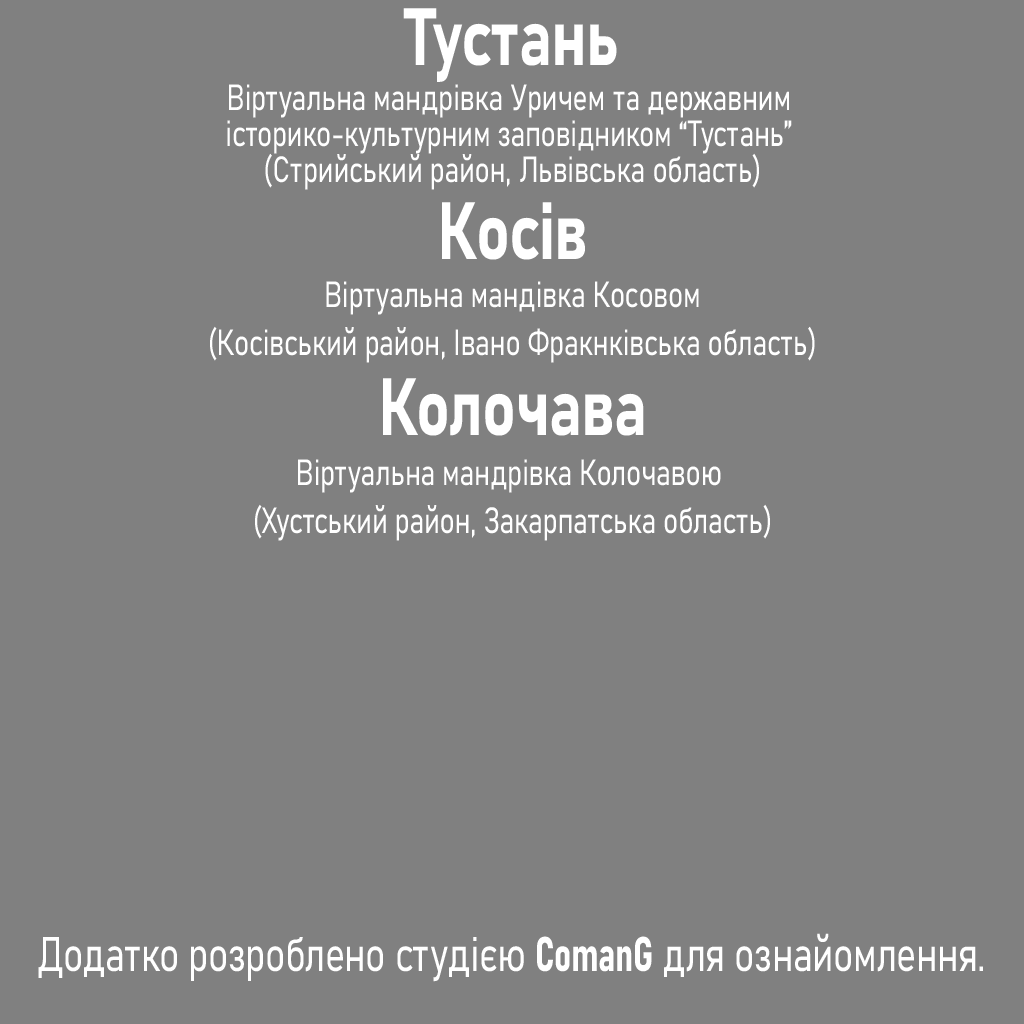
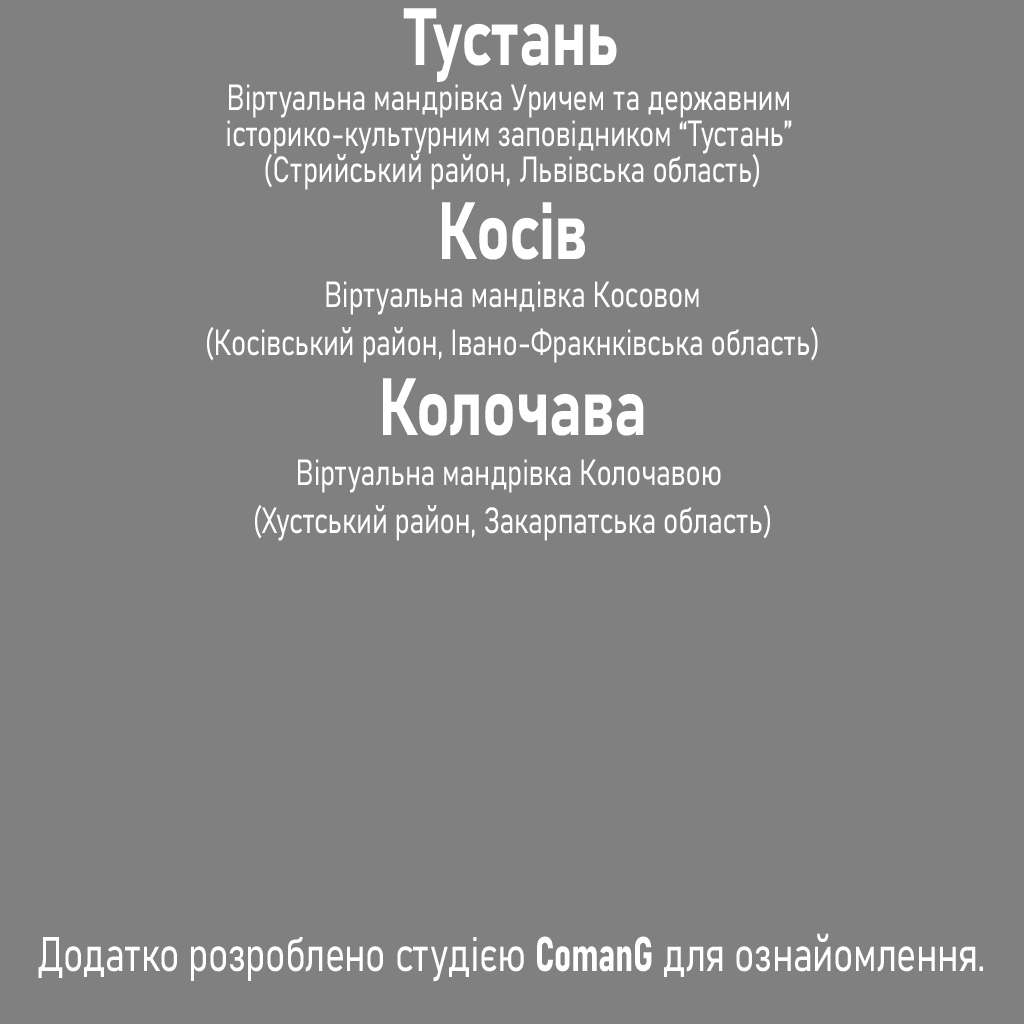
Layered file, before and after one edit (1024 × 1024). Changes by layer:
renamed "Косів Віртуальна мандівка Косовом (Косівський район, Івано Фрак" to "Косів Віртуальна мандівка Косовом (Косівський район, Івано-Фрак", painted on it over 207, 326, 818, 363
